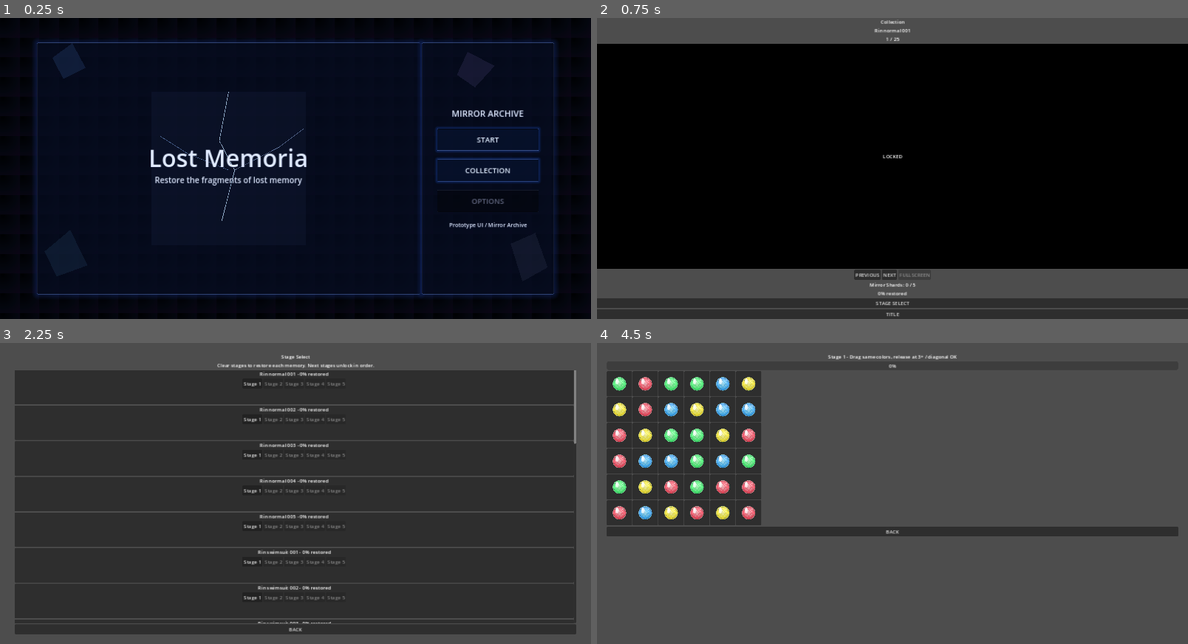
Above: before the commit, frames 1-4 (two rows, left to right).
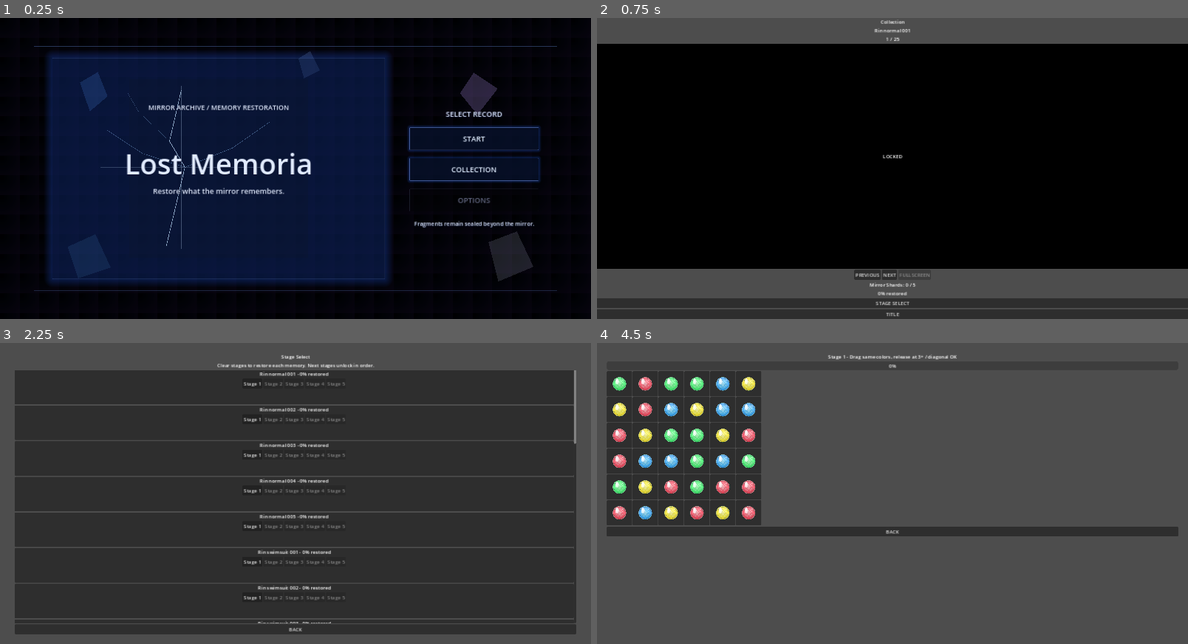
Above: after the commit, the same moments.

Repository: uzupiyo/Lost-Memoria
Game: Godot game, scene res://scenes/title/title.tscn
Same seed, same stepped clock (60 frames per second), same inputs: the game is played once before the commit and once after it.
Inputs:
- Up to frame 1 (0.25 s): no input
- Up to frame 2 (0.75 s): click "COLLECTION" at 0.5 s
- Up to frame 3 (2.25 s): click "TITLE" at 1.25 s; click "START" at 2 s
- Up to frame 4 (4.5 s): click "BACK" at 2.75 s; click "START" at 3.5 s; click "Stage 1" at 4.25 s

The runs differ from the first frame. In frame 1, 37% of the frame differs, in the area x 5-95%, y 6-94%; in frame 2, nothing differs; in frame 3, less than 0.1%; in frame 4, nothing differs.

Commit message:
Polish title screen layout and mirror archive style

Diff:
--- a/scenes/title/title.tscn
+++ b/scenes/title/title.tscn
@@ -1,17 +1,32 @@
-[gd_scene load_steps=4 format=3]
+[gd_scene load_steps=5 format=3]
 
 [ext_resource type="Script" path="res://scripts/title_screen.gd" id="1_title"]
 [ext_resource type="Theme" path="res://assets/ui/theme/main_theme.tres" id="2_theme"]
 
 [sub_resource type="Gradient" id="Gradient_bg"]
-offsets = PackedFloat32Array(0, 0.55, 1)
-colors = PackedColorArray(0.005, 0.008, 0.018, 1, 0.02, 0.035, 0.08, 1, 0.065, 0.03, 0.12, 1)
+offsets = PackedFloat32Array(0, 0.42, 1)
+colors = PackedColorArray(0.002, 0.004, 0.012, 1, 0.012, 0.018, 0.045, 1, 0.045, 0.025, 0.09, 1)
 
 [sub_resource type="GradientTexture2D" id="GradientTexture2D_bg"]
 gradient = SubResource("Gradient_bg")
 fill = 1
-fill_from = Vector2(0.15, 0.05)
+fill_from = Vector2(0.08, 0.08)
 fill_to = Vector2(1, 1)
+
+[sub_resource type="StyleBoxFlat" id="StyleBoxFlat_title_panel"]
+bg_color = Color(0.004, 0.007, 0.018, 0.2)
+border_width_left = 1
+border_width_top = 1
+border_width_right = 1
+border_width_bottom = 1
+border_color = Color(0.62, 0.75, 1, 0.18)
+corner_radius_top_left = 2
+corner_radius_top_right = 2
+corner_radius_bottom_right = 2
+corner_radius_bottom_left = 2
+shadow_color = Color(0.1, 0.28, 0.75, 0.34)
+shadow_size = 28
+shadow_offset = Vector2(0, 0)
 
 [node name="Title" type="Control"]
 layout_mode = 3
@@ -34,15 +49,35 @@
 texture = SubResource("GradientTexture2D_bg")
 stretch_mode = 1
 
-[node name="Vignette" type="ColorRect" parent="."]
-layout_mode = 1
-anchors_preset = 15
-anchor_right = 1.0
-anchor_bottom = 1.0
-grow_horizontal = 2
-grow_vertical = 2
-mouse_filter = 2
-color = Color(0, 0, 0, 0.28)
+[node name="DarkVeil" type="ColorRect" parent="."]
+layout_mode = 1
+anchors_preset = 15
+anchor_right = 1.0
+anchor_bottom = 1.0
+grow_horizontal = 2
+grow_vertical = 2
+mouse_filter = 2
+color = Color(0, 0, 0, 0.32)
+
+[node name="TopLine" type="Line2D" parent="."]
+points = PackedVector2Array(110, 92, 1810, 92)
+width = 1.0
+default_color = Color(0.46, 0.64, 1, 0.32)
+
+[node name="BottomLine" type="Line2D" parent="."]
+points = PackedVector2Array(110, 888, 1810, 888)
+width = 1.0
+default_color = Color(0.46, 0.64, 1, 0.22)
+
+[node name="AccentLineLeft" type="Line2D" parent="."]
+points = PackedVector2Array(110, 92, 110, 888)
+width = 1.0
+default_color = Color(0.46, 0.64, 1, 0.18)
+
+[node name="AccentLineRight" type="Line2D" parent="."]
+points = PackedVector2Array(1810, 92, 1810, 888)
+width = 1.0
+default_color = Color(0.46, 0.64, 1, 0.18)
 
 [node name="ShardDecorations" type="Control" parent="."]
 layout_mode = 1
@@ -54,161 +89,187 @@
 mouse_filter = 2
 
 [node name="ShardA" type="Polygon2D" parent="ShardDecorations"]
-color = Color(0.38, 0.62, 1, 0.42)
-polygon = PackedVector2Array(170, 130, 235, 82, 278, 162, 206, 198)
+color = Color(0.38, 0.65, 1, 0.26)
+polygon = PackedVector2Array(260, 210, 318, 176, 350, 255, 292, 304)
 
 [node name="ShardB" type="Polygon2D" parent="ShardDecorations"]
-color = Color(0.75, 0.62, 1, 0.32)
-polygon = PackedVector2Array(1520, 110, 1608, 156, 1544, 226, 1485, 185)
+color = Color(0.76, 0.62, 1, 0.22)
+polygon = PackedVector2Array(1540, 178, 1618, 230, 1552, 315, 1495, 245)
 
 [node name="ShardC" type="Polygon2D" parent="ShardDecorations"]
-color = Color(0.42, 0.78, 1, 0.28)
-polygon = PackedVector2Array(145, 760, 228, 690, 285, 805, 184, 842)
+color = Color(0.45, 0.82, 1, 0.16)
+polygon = PackedVector2Array(220, 745, 310, 704, 360, 812, 254, 848)
 
 [node name="ShardD" type="Polygon2D" parent="ShardDecorations"]
-color = Color(0.78, 0.82, 1, 0.22)
-polygon = PackedVector2Array(1660, 735, 1740, 700, 1780, 812, 1698, 858)
-
-[node name="Layout" type="HBoxContainer" parent="."]
-layout_mode = 1
-anchors_preset = 15
-anchor_right = 1.0
-anchor_bottom = 1.0
-offset_left = 120.0
-offset_top = 80.0
-offset_right = -120.0
-offset_bottom = -80.0
-grow_horizontal = 2
-grow_vertical = 2
+color = Color(0.85, 0.88, 1, 0.14)
+polygon = PackedVector2Array(1588, 730, 1680, 695, 1734, 810, 1620, 858)
+
+[node name="ShardE" type="Polygon2D" parent="ShardDecorations"]
+color = Color(0.58, 0.75, 1, 0.18)
+polygon = PackedVector2Array(970, 132, 1008, 108, 1040, 170, 988, 196)
+
+[node name="MainLayout" type="HBoxContainer" parent="."]
+layout_mode = 1
+anchors_preset = 15
+anchor_right = 1.0
+anchor_bottom = 1.0
+offset_left = 170.0
+offset_top = 130.0
+offset_right = -170.0
+offset_bottom = -130.0
+grow_horizontal = 2
+grow_vertical = 2
+theme_override_constants/separation = 80
 alignment = 1
 
-[node name="MirrorPanel" type="PanelContainer" parent="Layout"]
+[node name="HeroPanel" type="PanelContainer" parent="MainLayout"]
 layout_mode = 2
 size_flags_horizontal = 3
 size_flags_vertical = 3
 mouse_filter = 2
-
-[node name="MirrorContent" type="CenterContainer" parent="Layout/MirrorPanel"]
-layout_mode = 2
-mouse_filter = 2
-
-[node name="MirrorStack" type="Control" parent="Layout/MirrorPanel/MirrorContent"]
-layout_mode = 2
-custom_minimum_size = Vector2(680, 680)
-mouse_filter = 2
-
-[node name="MirrorRing" type="ColorRect" parent="Layout/MirrorPanel/MirrorContent/MirrorStack"]
+theme_override_styles/panel = SubResource("StyleBoxFlat_title_panel")
+
+[node name="HeroStack" type="Control" parent="MainLayout/HeroPanel"]
+layout_mode = 2
+mouse_filter = 2
+
+[node name="MirrorGlow" type="ColorRect" parent="MainLayout/HeroPanel/HeroStack"]
 layout_mode = 1
 anchors_preset = 8
 anchor_left = 0.5
 anchor_top = 0.5
 anchor_right = 0.5
 anchor_bottom = 0.5
-offset_left = -250.0
-offset_top = -250.0
-offset_right = 250.0
-offset_bottom = 250.0
-grow_horizontal = 2
-grow_vertical = 2
-mouse_filter = 2
-color = Color(0.08, 0.12, 0.22, 0.35)
-
-[node name="CrackLine1" type="Line2D" parent="Layout/MirrorPanel/MirrorContent/MirrorStack"]
-points = PackedVector2Array(340, 90, 310, 250, 360, 345, 318, 510)
+offset_left = -290.0
+offset_top = -290.0
+offset_right = 290.0
+offset_bottom = 290.0
+grow_horizontal = 2
+grow_vertical = 2
+mouse_filter = 2
+color = Color(0.04, 0.08, 0.18, 0.42)
+
+[node name="MirrorVertical" type="Line2D" parent="MainLayout/HeroPanel/HeroStack"]
+points = PackedVector2Array(418, 90, 418, 620)
 width = 2.0
-default_color = Color(0.75, 0.88, 1, 0.75)
-
-[node name="CrackLine2" type="Line2D" parent="Layout/MirrorPanel/MirrorContent/MirrorStack"]
-points = PackedVector2Array(340, 345, 208, 292, 118, 235)
+default_color = Color(0.78, 0.88, 1, 0.3)
+
+[node name="MirrorHorizontal" type="Line2D" parent="MainLayout/HeroPanel/HeroStack"]
+points = PackedVector2Array(155, 355, 680, 355)
 width = 1.5
-default_color = Color(0.55, 0.72, 1, 0.55)
-
-[node name="CrackLine3" type="Line2D" parent="Layout/MirrorPanel/MirrorContent/MirrorStack"]
-points = PackedVector2Array(360, 345, 505, 270, 585, 210)
-width = 1.5
-default_color = Color(0.65, 0.78, 1, 0.55)
-
-[node name="TitleLabel" type="Label" parent="Layout/MirrorPanel/MirrorContent/MirrorStack"]
+default_color = Color(0.78, 0.88, 1, 0.22)
+
+[node name="CrackLine1" type="Line2D" parent="MainLayout/HeroPanel/HeroStack"]
+points = PackedVector2Array(418, 105, 380, 270, 430, 355, 370, 610)
+width = 2.0
+default_color = Color(0.76, 0.88, 1, 0.72)
+
+[node name="CrackLine2" type="Line2D" parent="MainLayout/HeroPanel/HeroStack"]
+points = PackedVector2Array(430, 355, 585, 292, 705, 208)
+width = 1.35
+default_color = Color(0.58, 0.78, 1, 0.46)
+
+[node name="CrackLine3" type="Line2D" parent="MainLayout/HeroPanel/HeroStack"]
+points = PackedVector2Array(430, 355, 292, 310, 178, 235)
+width = 1.35
+default_color = Color(0.58, 0.78, 1, 0.42)
+
+[node name="CrackLine4" type="Line2D" parent="MainLayout/HeroPanel/HeroStack"]
+points = PackedVector2Array(380, 270, 280, 175, 245, 115)
+width = 1.0
+default_color = Color(0.58, 0.78, 1, 0.32)
+
+[node name="ArchiveLabel" type="Label" parent="MainLayout/HeroPanel/HeroStack"]
+layout_mode = 1
+anchors_preset = 5
+anchor_left = 0.5
+anchor_right = 0.5
+offset_left = -360.0
+offset_top = 140.0
+offset_right = 360.0
+offset_bottom = 180.0
+grow_horizontal = 2
+mouse_filter = 2
+theme_override_font_sizes/font_size = 22
+text = "MIRROR ARCHIVE / MEMORY RESTORATION"
+horizontal_alignment = 1
+vertical_alignment = 1
+
+[node name="TitleLabel" type="Label" parent="MainLayout/HeroPanel/HeroStack"]
 layout_mode = 1
 anchors_preset = 8
 anchor_left = 0.5
 anchor_top = 0.5
 anchor_right = 0.5
 anchor_bottom = 0.5
-offset_left = -300.0
-offset_top = -80.0
-offset_right = 300.0
-offset_bottom = 10.0
-grow_horizontal = 2
-grow_vertical = 2
-mouse_filter = 2
-theme_override_font_sizes/font_size = 78
+offset_left = -430.0
+offset_top = -70.0
+offset_right = 430.0
+offset_bottom = 38.0
+grow_horizontal = 2
+grow_vertical = 2
+mouse_filter = 2
+theme_override_font_sizes/font_size = 92
 text = "Lost Memoria"
 horizontal_alignment = 1
 vertical_alignment = 1
 
-[node name="SubtitleLabel" type="Label" parent="Layout/MirrorPanel/MirrorContent/MirrorStack"]
+[node name="SubtitleLabel" type="Label" parent="MainLayout/HeroPanel/HeroStack"]
 layout_mode = 1
 anchors_preset = 8
 anchor_left = 0.5
 anchor_top = 0.5
 anchor_right = 0.5
 anchor_bottom = 0.5
-offset_left = -300.0
-offset_top = 14.0
-offset_right = 300.0
-offset_bottom = 62.0
-grow_horizontal = 2
-grow_vertical = 2
-mouse_filter = 2
-theme_override_font_sizes/font_size = 26
-text = "Restore the fragments of lost memory"
+offset_left = -380.0
+offset_top = 54.0
+offset_right = 380.0
+offset_bottom = 94.0
+grow_horizontal = 2
+grow_vertical = 2
+mouse_filter = 2
+theme_override_font_sizes/font_size = 24
+text = "Restore what the mirror remembers."
 horizontal_alignment = 1
 vertical_alignment = 1
 
-[node name="MenuPanel" type="PanelContainer" parent="Layout"]
-layout_mode = 2
-custom_minimum_size = Vector2(430, 0)
+[node name="MenuColumn" type="VBoxContainer" parent="MainLayout"]
+layout_mode = 2
+custom_minimum_size = Vector2(420, 0)
 size_flags_vertical = 3
-mouse_filter = 2
-
-[node name="MenuCenter" type="CenterContainer" parent="Layout/MenuPanel"]
-layout_mode = 2
-
-[node name="MenuBox" type="VBoxContainer" parent="Layout/MenuPanel/MenuCenter"]
-layout_mode = 2
-theme_override_constants/separation = 28
+theme_override_constants/separation = 26
 alignment = 1
 
-[node name="MenuTitle" type="Label" parent="Layout/MenuPanel/MenuCenter/MenuBox"]
-layout_mode = 2
-mouse_filter = 2
-theme_override_font_sizes/font_size = 28
-text = "MIRROR ARCHIVE"
-horizontal_alignment = 1
-
-[node name="StartButton" type="Button" parent="Layout/MenuPanel/MenuCenter/MenuBox"]
-custom_minimum_size = Vector2(330, 72)
+[node name="MenuHeader" type="Label" parent="MainLayout/MenuColumn"]
+layout_mode = 2
+mouse_filter = 2
+theme_override_font_sizes/font_size = 24
+text = "SELECT RECORD"
+horizontal_alignment = 1
+
+[node name="StartButton" type="Button" parent="MainLayout/MenuColumn"]
+custom_minimum_size = Vector2(390, 74)
 layout_mode = 2
 text = "START"
 
-[node name="CollectionButton" type="Button" parent="Layout/MenuPanel/MenuCenter/MenuBox"]
-custom_minimum_size = Vector2(330, 72)
+[node name="CollectionButton" type="Button" parent="MainLayout/MenuColumn"]
+custom_minimum_size = Vector2(390, 74)
 layout_mode = 2
 text = "COLLECTION"
 
-[node name="OptionsButton" type="Button" parent="Layout/MenuPanel/MenuCenter/MenuBox"]
-custom_minimum_size = Vector2(330, 72)
+[node name="OptionsButton" type="Button" parent="MainLayout/MenuColumn"]
+custom_minimum_size = Vector2(390, 74)
 layout_mode = 2
 disabled = true
 text = "OPTIONS"
 
-[node name="VersionLabel" type="Label" parent="Layout/MenuPanel/MenuCenter/MenuBox"]
+[node name="MenuFooter" type="Label" parent="MainLayout/MenuColumn"]
 layout_mode = 2
 mouse_filter = 2
 theme_override_font_sizes/font_size = 18
-text = "Prototype UI / Mirror Archive"
-horizontal_alignment = 1
-
-[connection signal="pressed" from="Layout/MenuPanel/MenuCenter/MenuBox/StartButton" to="." method="_on_start_pressed"]
-[connection signal="pressed" from="Layout/MenuPanel/MenuCenter/MenuBox/CollectionButton" to="." method="_on_collection_pressed"]
+text = "Fragments remain sealed beyond the mirror."
+horizontal_alignment = 1
+autowrap_mode = 3
+
+[connection signal="pressed" from="MainLayout/MenuColumn/StartButton" to="." method="_on_start_pressed"]
+[connection signal="pressed" from="MainLayout/MenuColumn/CollectionButton" to="." method="_on_collection_pressed"]
